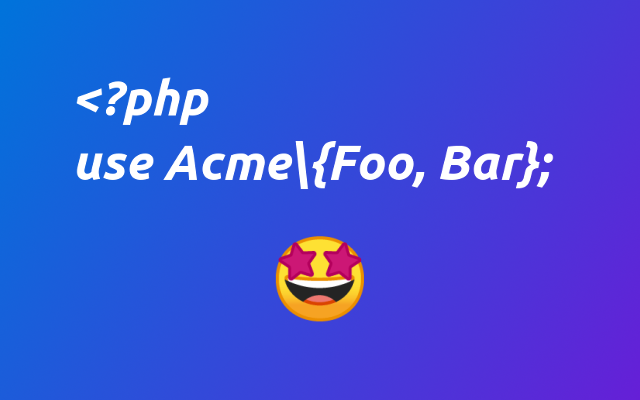
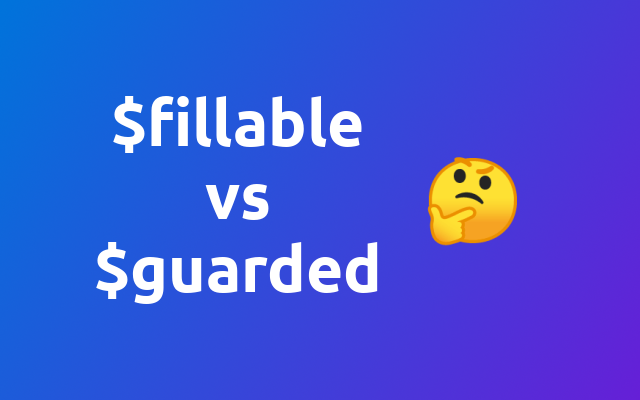
Revision of a layered 640 × 400 image; what changed, layer by layer:
removed layer "<?php ..." over (x1=76, y1=77, x2=554, y2=190)
hid "🤩" over (x1=275, y1=236, x2=364, y2=322)
added layer "🤔" above "$fillable ..." over (x1=427, y1=157, x2=517, y2=246)
added layer "$fillable ..." above "Hintergrund" over (x1=96, y1=96, x2=378, y2=304)
